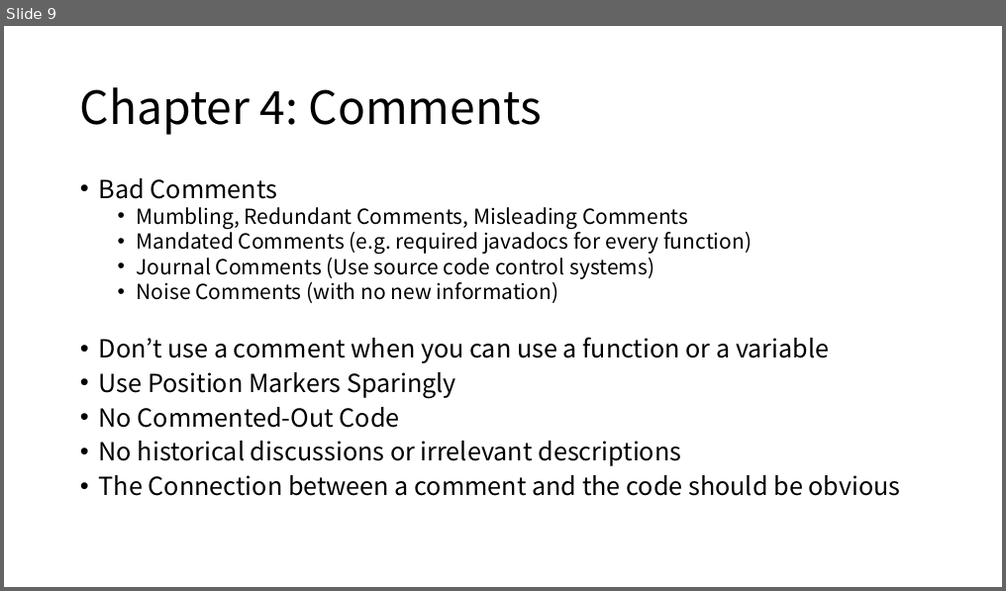
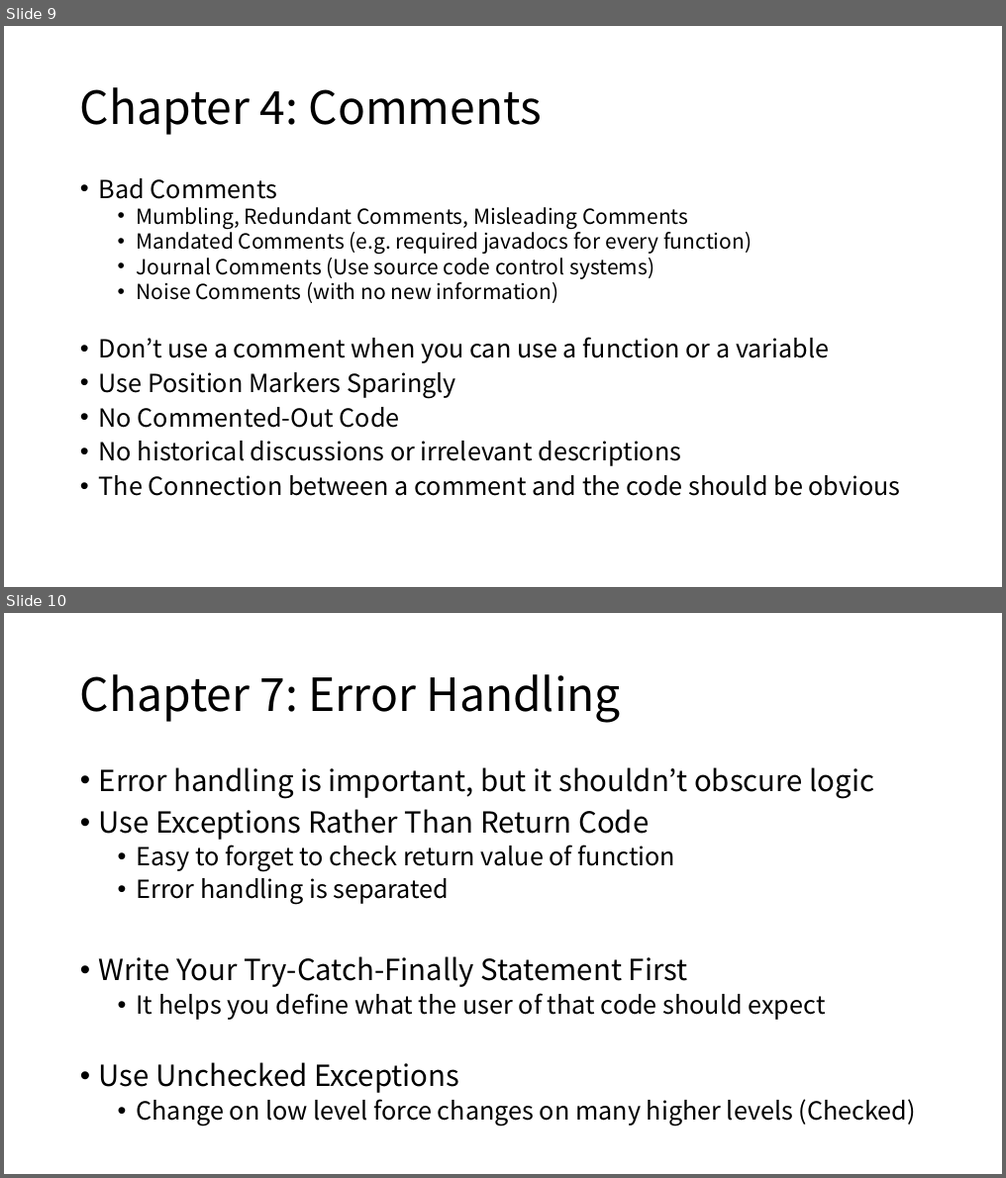
Before and after one commit to Eyebrowmoon/CS490, a slide deck: cleanCode1.pptx. Shown one above the other, each under a label of ours: slide 9 before the commit, slides 9 and 10 after it. The pictures are 1006x591 and 1006x1178 pixels, drawn with LibreOffice and Linux fonts; fonts in the diff are those of the drawing. Boxes give left, top, right and bottom in pixels: in the first picture for what was removed or moved away, otherwise in the second. Text is boxed around its words. In the diff, an @@ line names an element or a change of style, - is before the commit and + after.

```diff
--- a/cleanCode1.pptx
+++ b/cleanCode1.pptx
@@ slide 10 added at (4, 613, 1002, 1174), background #FFFFFF @@
@@ title added at (80, 674, 621, 723), 44 pt, text #000000 @@
+Chapter 7: Error Handling
@@ text added at (99, 767, 916, 1127), 24 pt, text #000000 @@
+• Error handling is important, but it shouldn’t obscure logic
+• Use Exceptions Rather Than Return Code
+  • Easy to forget to check return value of function
+  • Error handling is separated
+• Write Your Try-Catch-Finally Statement First
+  • It helps you define what the user of that code should expect
+• Use Unchecked Exceptions
+  • Change on low level force changes on many higher levels (Checked)
```
Also in this commit, not shown: 2 other slides added.
